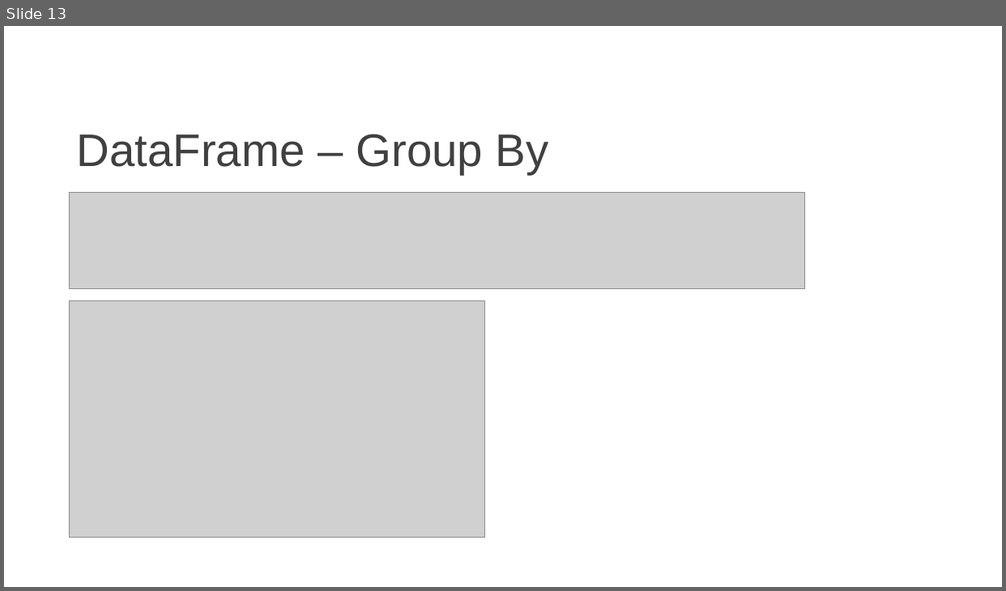
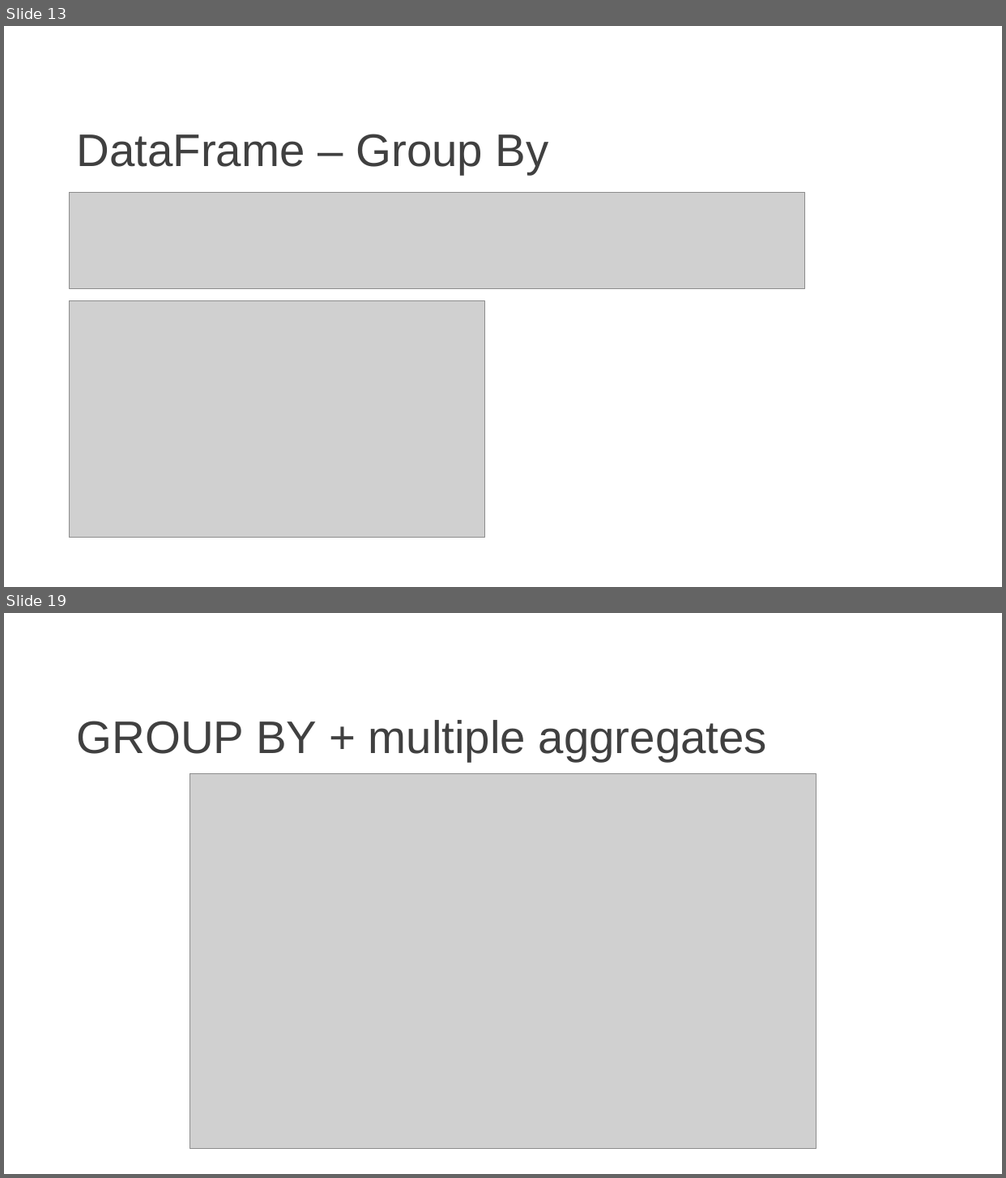
Before and after one commit to ZERRY-000/00-python-pandas-journey, a slide deck: 00-Basic-Pandas.pptx. Shown one above the other, each under a label of ours: slide 13 before the commit, slides 13 and 19 after it; the slides between them are not shown. The pictures are 1006x591 and 1006x1178 pixels, drawn with LibreOffice and Linux fonts; fonts in the diff are those of the drawing; grey boxes stand for pictures. Boxes give left, top, right and bottom in pixels: in the first picture for what was removed or moved away, otherwise in the second. Text is boxed around its words. In the diff, an @@ line names an element or a change of style, - is before the commit and + after.

```diff
--- a/00-Basic-Pandas.pptx
+++ b/00-Basic-Pandas.pptx
@@ slide 19 added at box(4, 613, 1002, 1174), background #FFFFFF @@
@@ text added at box(77, 720, 767, 762), 44 pt, text #404040 @@
+GROUP BY + multiple aggregates
@@ picture added at box(190, 774, 816, 1149) @@
```
Also in this commit, not shown: 9 other slides added, 5 other files.
